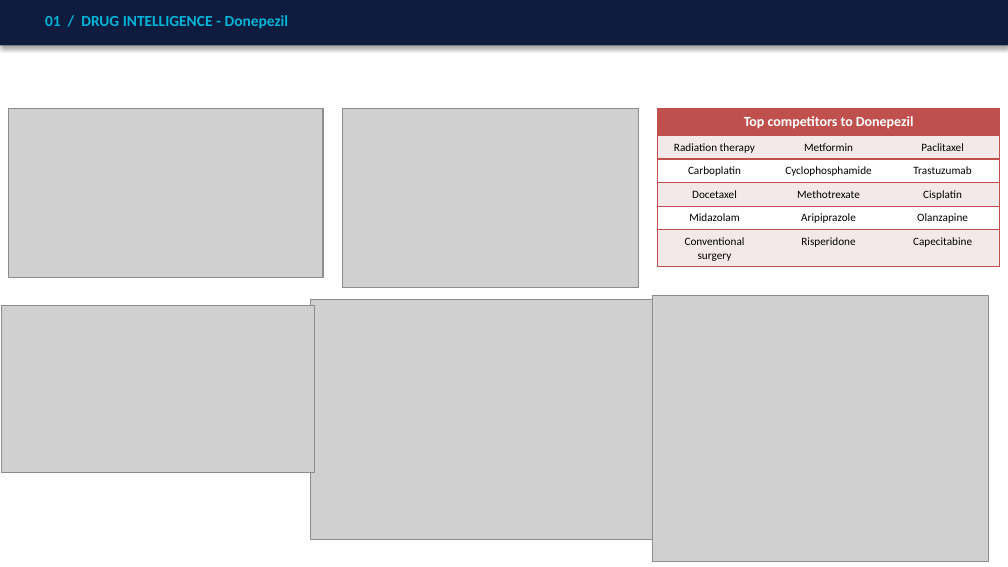
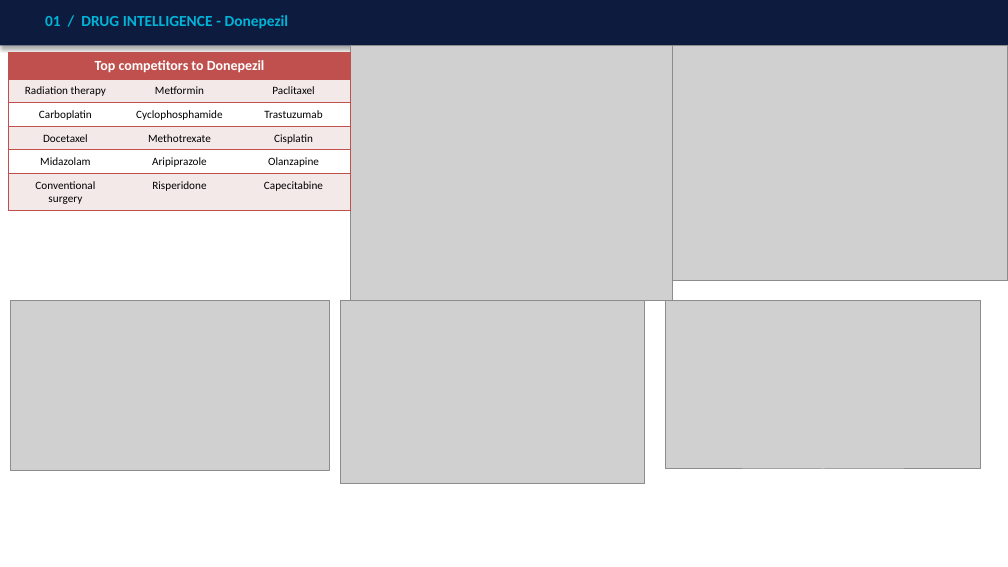
Before and after one commit to SHASANKsp/ClinicalTrails_application, a slide deck: slide 6 of ClinicalTrials_KG_LinkedIn_v2.pptx (slide 5 before the commit). Drawn at 1008x567 pixels with LibreOffice and Linux fonts; fonts in the diff are those of the drawing; grey boxes stand for pictures. Boxes give left, top, right and bottom in pixels: in the first picture for what was removed or moved away, otherwise in the second. Text is boxed around its words. In the diff, an @@ line names an element or a change of style, - is before the commit and + after.

```diff
--- a/ClinicalTrials_KG_LinkedIn_v2.pptx
+++ b/ClinicalTrials_KG_LinkedIn_v2.pptx
@@ table: place and size @@
-table at [657,109,999,267]
+table at [8,52,350,211]
@@ picture: place and size @@
-picture at [653,295,989,561]
+picture at [351,45,672,300]
@@ picture: place and size @@
-picture at [310,299,652,539]
+picture at [672,45,1008,281]
@@ picture: place and size @@
-picture at [2,305,314,473]
+picture at [11,300,331,471]
@@ picture: place and size @@
-picture at [342,109,638,287]
+picture at [341,300,645,484]
@@ picture: place and size @@
-picture at [8,109,323,278]
+picture at [665,300,980,470]
```
Also in this commit, not shown: 10 other slides changed, 1 slide added, 6 slides removed, 3 other files.
